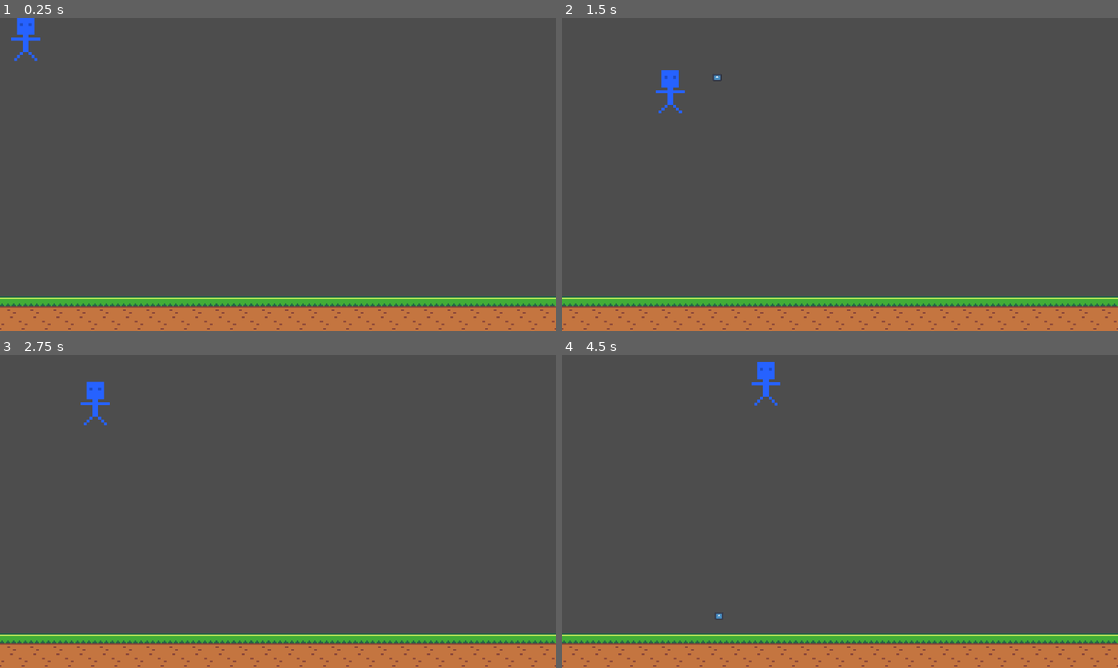
Above: before the commit, frames 1-4 (two rows, left to right).
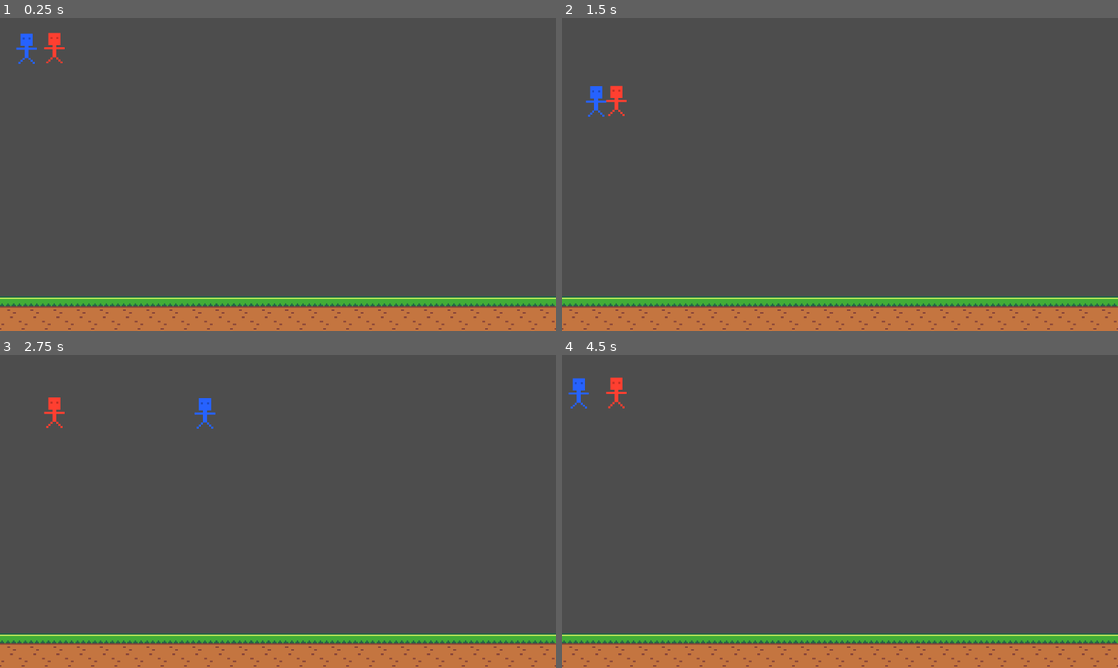
Above: after the commit, the same moments.

Repository: Fezezen/GGJ2024
Game: Godot game, scene res://Levels/level_1.tscn
Two runs of this game, one before a commit and one after it. Both use one fixed random seed, a clock stepped at 60 frames per second and the inputs below. This scene is started directly instead of the project's main scene. The engine's default icon, where the game draws it, is replaced by a stand-in: a white triangle on a blue panel in a dark square.
Inputs:
- Up to frame 1 (0.25 s): no input
- Up to frame 2 (1.5 s): hold D (p1_move_right) from 0.53 s (still down); tap S (p1_shoot) at 0.6, 1.35 s; tap W (p1_jump) at 0.77 s
- Up to frame 3 (2.75 s): tap W (p1_jump) at 1.52 s; release D (p1_move_right) at 2.03 s; hold A (p1_move_left) from 2.03 s (still down); tap S (p1_shoot) at 2.1 s
- Up to frame 4 (4.5 s): release A (p1_move_left) at 2.78 s; hold D (p1_move_right) 2.78-4.28 s; tap S (p1_shoot) at 2.85, 3.6, 4.35 s; tap W (p1_jump) at 3.02, 3.77 s; hold A (p1_move_left) from 4.28 s (still down)

The runs differ from the first frame. In frame 1, 0.5% of the frame differs, in the area x 2-12%, y 0-15%; in frame 2, 0.7%; in frame 3, 0.6%; in frame 4, 0.7%, in the area x 1-40%, y 2-85%.

Commit message:
Player sizes adjusted

Diff:
--- a/Levels/level_1.tscn
+++ b/Levels/level_1.tscn
@@ -1,7 +1,8 @@
-[gd_scene load_steps=5 format=3 uid="uid://3sntgov2ckg6"]
+[gd_scene load_steps=6 format=3 uid="uid://3sntgov2ckg6"]
 
 [ext_resource type="Texture2D" uid="uid://dyagu2c5u7ppq" path="res://Sprites/arcade_platformerV2.png" id="1_quijy"]
 [ext_resource type="PackedScene" uid="uid://dky3k75q8h8md" path="res://Prefabs/player1.tscn" id="2_hsygr"]
+[ext_resource type="PackedScene" uid="uid://cg62rpkhgdts7" path="res://Prefabs/player2.tscn" id="3_atmg7"]
 
 [sub_resource type="TileSetAtlasSource" id="TileSetAtlasSource_odab3"]
 texture = ExtResource("1_quijy")
@@ -1344,4 +1345,7 @@
 layer_0/tile_data = PackedInt32Array(851968, 917504, 5, 851969, 917504, 5, 851970, 917504, 5, 851971, 917504, 5, 851972 …(829 unchanged characters)…
 
 [node name="Player" parent="." instance=ExtResource("2_hsygr")]
-position = Vector2(89, 35)
+position = Vector2(92, 70)
+
+[node name="Player2" parent="." instance=ExtResource("3_atmg7")]
+position = Vector2(1788, 68)
--- a/Prefabs/PlayerBase.tscn
+++ b/Prefabs/PlayerBase.tscn
@@ -8,6 +8,7 @@
 [ext_resource type="Texture2D" uid="uid://e5twtnq8ypge" path="res://Sprites/PlayerLeg.png" id="5_byyaa"]
 
 [node name="Player" type="CharacterBody2D"]
+scale = Vector2(7, 7)
 script = ExtResource("1_2fn33")
 Bullet = ExtResource("2_8gvi0")
 
--- a/Prefabs/player1.tscn
+++ b/Prefabs/player1.tscn
@@ -4,7 +4,6 @@
 [ext_resource type="Resource" uid="uid://cslgfcoofcsa4" path="res://Resources/player_1_controls.tres" id="2_jk722"]
 
 [node name="Player" groups=["Player"] instance=ExtResource("1_rdvlj")]
-scale = Vector2(10, 10)
 controls = ExtResource("2_jk722")
 
 [node name="Sprite_Head" parent="Sprites" index="0"]
--- a/Prefabs/player2.tscn
+++ b/Prefabs/player2.tscn
@@ -4,7 +4,6 @@
 [ext_resource type="Resource" uid="uid://bi7sp66ts6sy3" path="res://Resources/player_2_controls.tres" id="2_4hmo5"]
 
 [node name="Player" groups=["Player"] instance=ExtResource("1_mgcbi")]
-scale = Vector2(10, 10)
 controls = ExtResource("2_4hmo5")
 
 [node name="Sprite_Head" parent="Sprites" index="0"]
--- a/Scripts/Player.gd
+++ b/Scripts/Player.gd
@@ -61,15 +61,15 @@
 		spawnProtectionFlash += delta
 
 		if spawnProtection <= 0:
-			show()
+			modulate.a = 1
 		else:
 			if spawnProtectionFlash > 0.5:
 				spawnProtectionFlash = 0
 
 			if spawnProtectionFlash > 0.25:
-				hide()
+				modulate.a = 0.5
 			else:
-				show()
+				modulate.a = 1
 
 func screen_wrap():
 	position = position.posmodv(screen_size)
